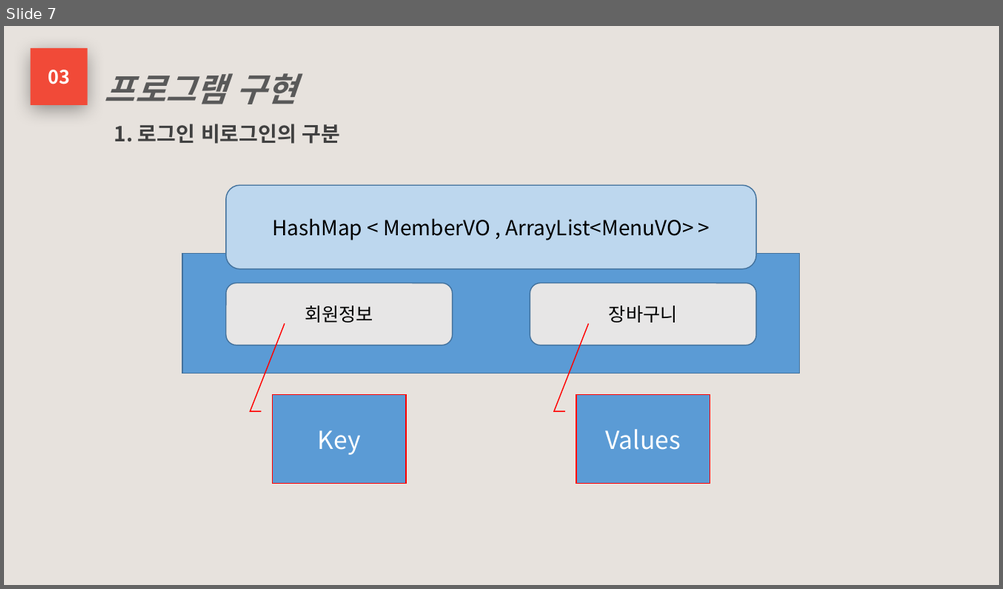
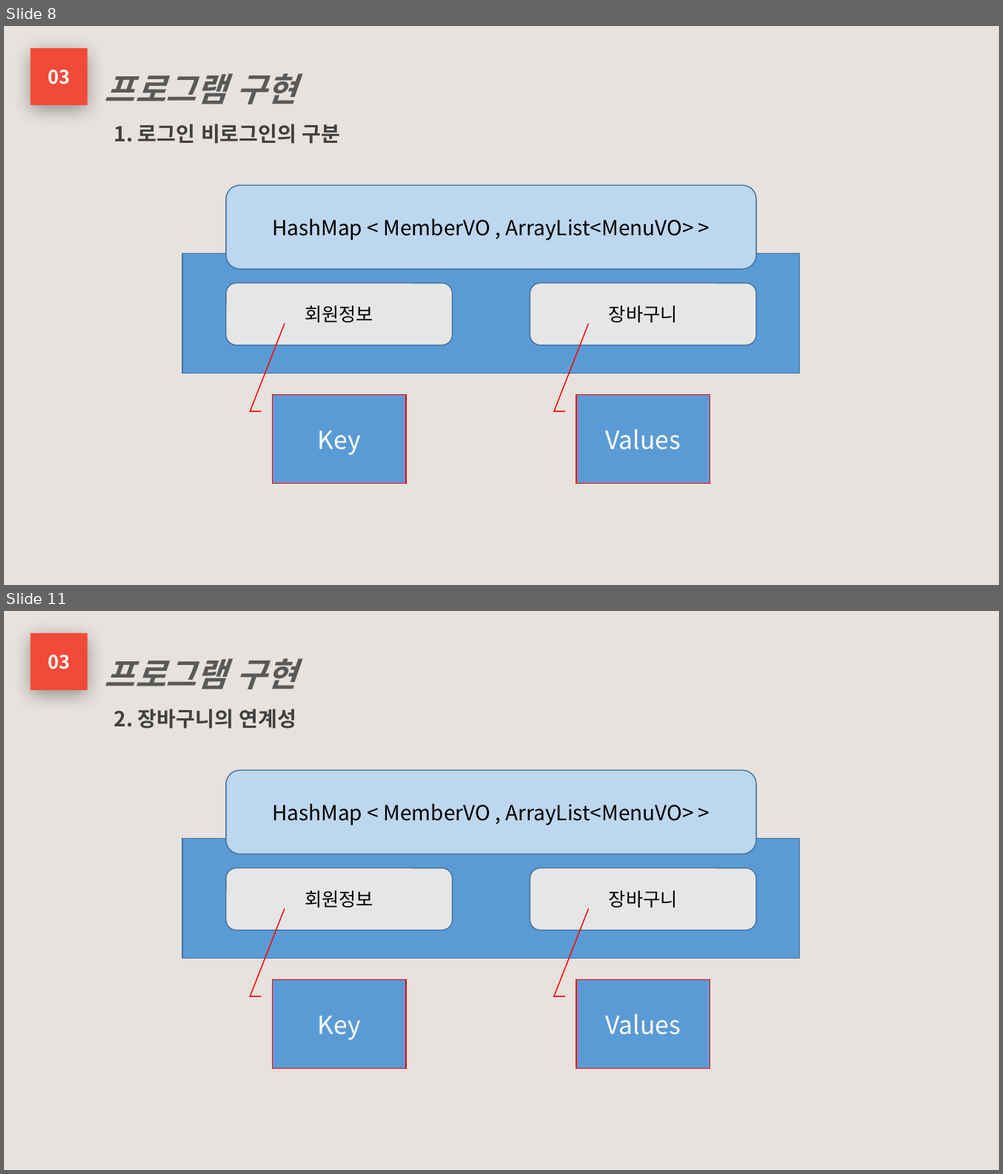
Before and after one commit to phoresis92/restaurant, a slide deck: 프로젝트 기획서/프로젝트 계획서.pptx. Shown one above the other, each under a label of ours: slide 7 before the commit, slides 8 and 11 after it; the slides between them are not shown. The pictures are 1003x589 and 1003x1174 pixels, drawn with LibreOffice and Linux fonts; fonts in the diff are those of the drawing. Boxes give left, top, right and bottom in pixels: in the first picture for what was removed or moved away, otherwise in the second. Text is boxed around its words. In the diff, an @@ line names an element or a change of style, - is before the commit and + after.

```diff
--- a/프로젝트 기획서/프로젝트 계획서.pptx
+++ b/프로젝트 기획서/프로젝트 계획서.pptx
@@ slide 11 added at (4, 611, 999, 1170), background #E7E2DD @@
@@ rectangle added at (30, 633, 87, 690), fill #F14A38, 18 pt, text #FFFFFF, bold @@
+03
@@ text added at (105, 658, 296, 689), 32 pt, text #595959, bold, italic @@
+프로그램 구현
@@ text added at (114, 709, 296, 729), 20 pt, text #404040, bold @@
+2. 장바구니의 연계성
@@ group added at (182, 771, 800, 1069): 3 rounded rectangles, 2 border callouts, 1 rectangle @@
+회원정보
+장바구니
+HashMap < MemberVO , ArrayList<MenuVO> >
+Key
+Values
@@ what was slide 7 is now slide 8 @@
```
Also in this commit, not shown: 13 slides changed, 2 other slides added, 11 other files.
